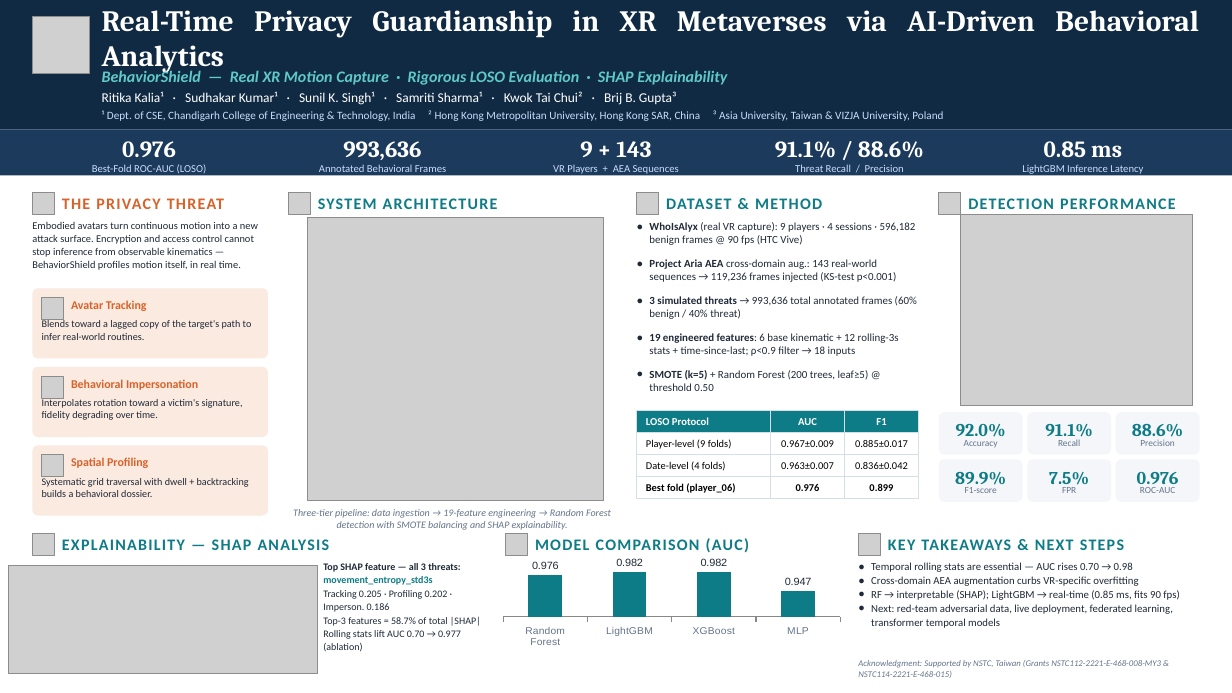
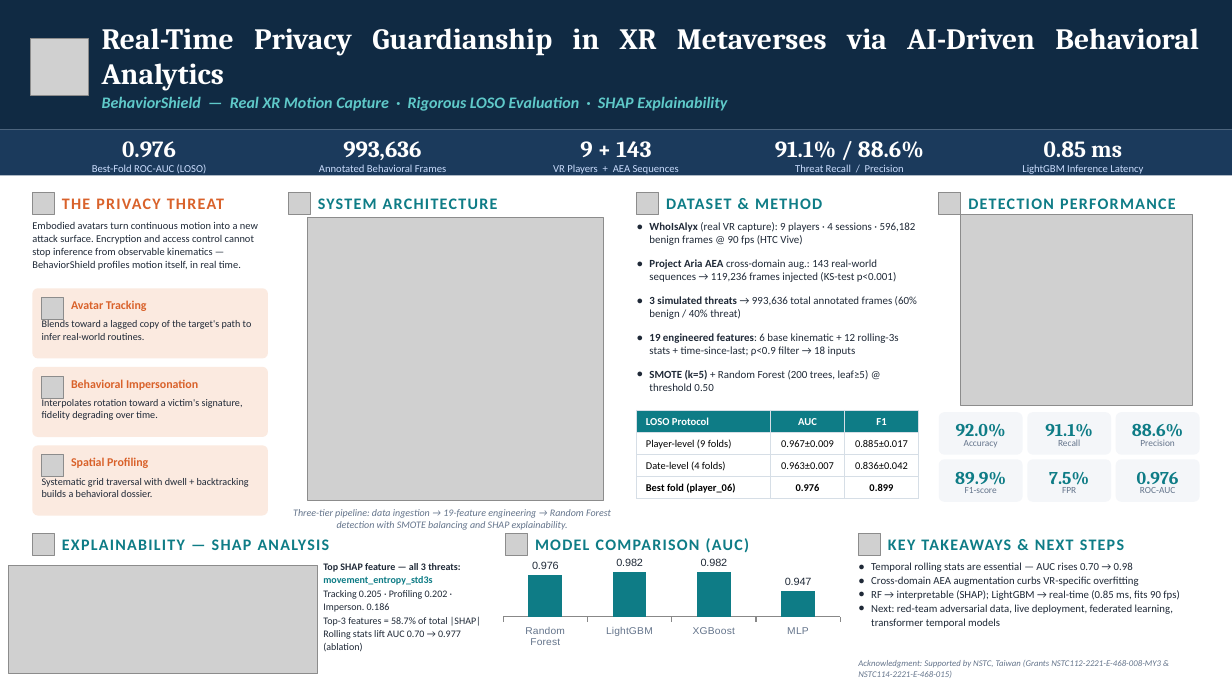
Before and after one commit to Ritikakalia1/Real_Time_Privacy_Guardianship_in_XR_Metaverses_via_AI_Driven_Behavioral_Analytics-, a slide deck: slide 1 of BehaviorShield_ePoster.pptx. Drawn at 1232x693 pixels with LibreOffice and Linux fonts; fonts in the diff are those of the drawing; grey boxes stand for pictures. Boxes give left, top, right and bottom in pixels: in the first picture for what was removed or moved away, otherwise in the second. Text is boxed around its words. In the diff, an @@ line names an element or a change of style, - is before the commit and + after.

```diff
--- a/BehaviorShield_ePoster.pptx
+++ b/BehaviorShield_ePoster.pptx
@@ text "Real-Time Privacy Guardianship in XR ...": place and size @@
-text "Real-Time Privacy Guardianship in XR ..." at <box>102,10,1199,72</box>
+text "Real-Time Privacy Guardianship in XR ..." at <box>102,28,1199,91</box>
@@ picture: place and size @@
-picture at <box>32,17,90,74</box>
+picture at <box>30,38,88,95</box>
@@ text "BehaviorShield — Real XR Motion ...": place and size @@
-text "BehaviorShield — Real XR Motion ..." at <box>102,69,727,85</box>
+text "BehaviorShield — Real XR Motion ..." at <box>102,96,727,111</box>
@@ text removed at <box>102,91,677,105</box> @@
-Ritika Kalia¹ · Sudhakar Kumar¹ · Sunil K. Singh¹ · Samriti Sharma¹ · Kwok Tai Chui² · Brij B. Gupta³
@@ text removed at <box>102,110,943,121</box> @@
-¹ Dept. of CSE, Chandigarh College of Engineering & Technology, India ² Hong Kong Metropolitan University, Hong Kong SAR, China ³ Asia University, Taiwan & VIZJA University, Poland
```
Also in this commit, not shown: 13 other files.
